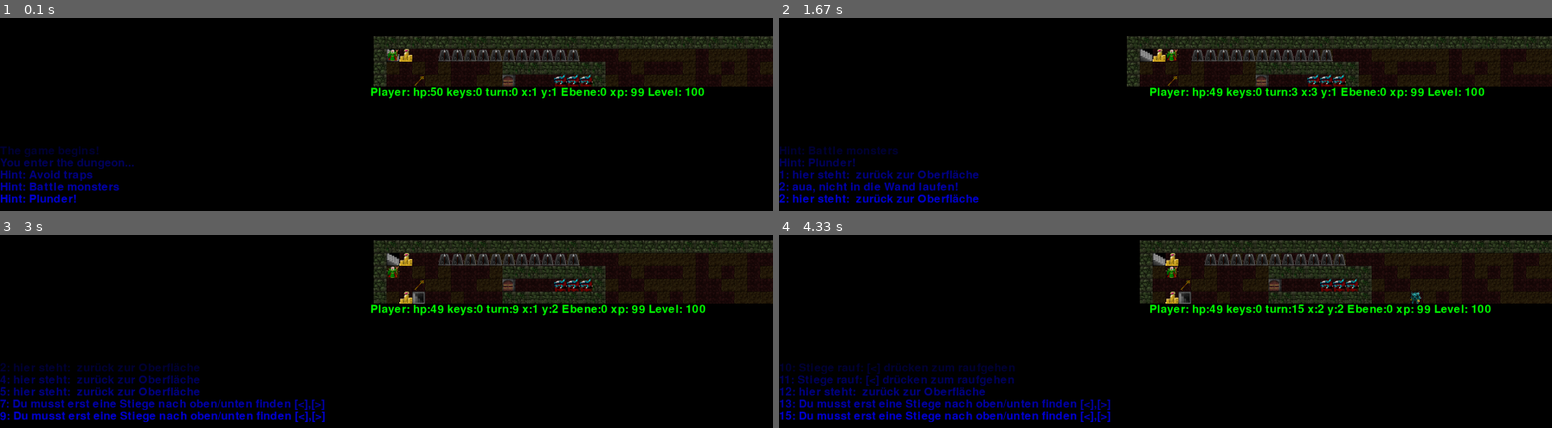
Above: before the commit, frames 1-4 (two rows, left to right).
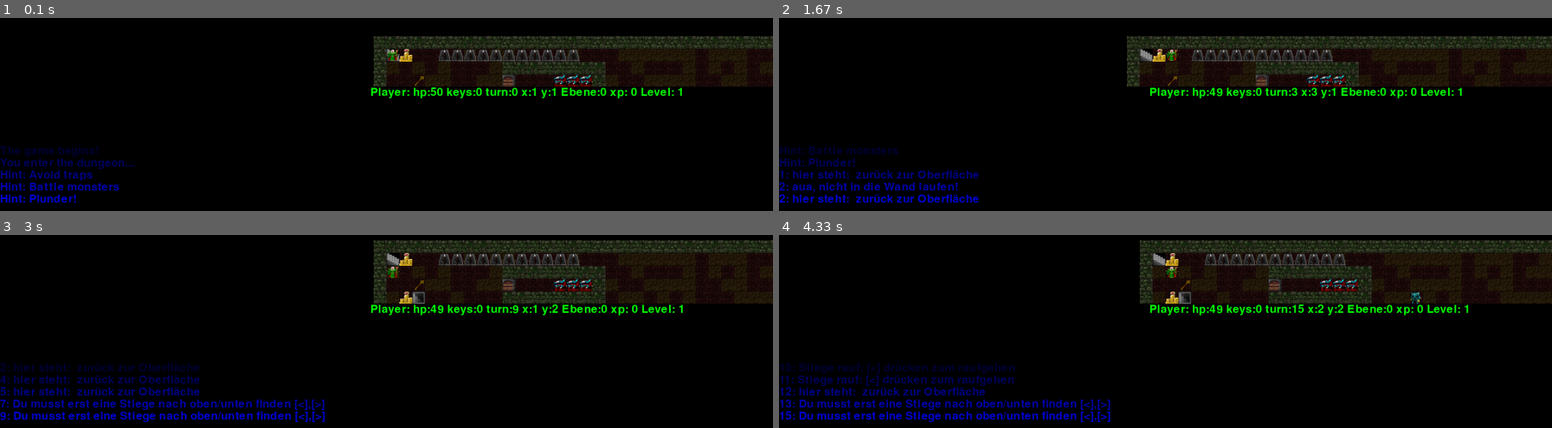
Above: after the commit, the same moments.

Repository: horstjens/spielend-programmieren
Game: pygame game, started from pyrogue/pygamerogue.py
The game is run twice, just before and just after one commit, with the same random seed, the same clock (stepped at 60 frames per second) and the same inputs.
Inputs:
- Up to frame 1 (0.1 s): no input
- Up to frame 2 (1.67 s): hold Right 0.33-0.8 s; hold Up 0.83-1.13 s; hold Right 1.17-1.63 s
- Up to frame 3 (3 s): hold Left 1.67-2.2 s; tap . at 1.82 s; hold Down 2.23-2.53 s; tap < at 2.38 s; hold Left 2.57-2.97 s; tap > at 2.72 s
- Up to frame 4 (4.33 s): hold Up 3-3.37 s; tap . at 3.15 s; hold Right 3.4-4.03 s; tap < at 3.55 s; hold Down from 4.07 s (still down); tap > at 4.22 s

The runs differ from the first frame. In frame 1, 0.3% of the frame differs, in the area x 81-92%, y 36-41%; in frame 2, 0.3%; in frame 3, 0.3%; in frame 4, 0.2%.

Commit message:
player startet mit 0 xp

Diff:
--- a/pyrogue/pygamerogue.py
+++ b/pyrogue/pygamerogue.py
@@ -623,4 +623,5 @@
 
 if __name__ == '__main__':
     levels = ["level1.txt", "level2.txt"]
-    PygView(levels, 1920, 1000, 1, 1, 99, 100, 50).run() # 1920x1000 pixel, player start at x=1, y=1, with 0 xp, 1 level and 50 hp
+    # 1920x1000 pixel, player start at x=1, y=1, with 0 xp, 1 level and 50 hp
+    PygView(levels, 1920, 1000, 1, 1, 0, 1, 50).run()
